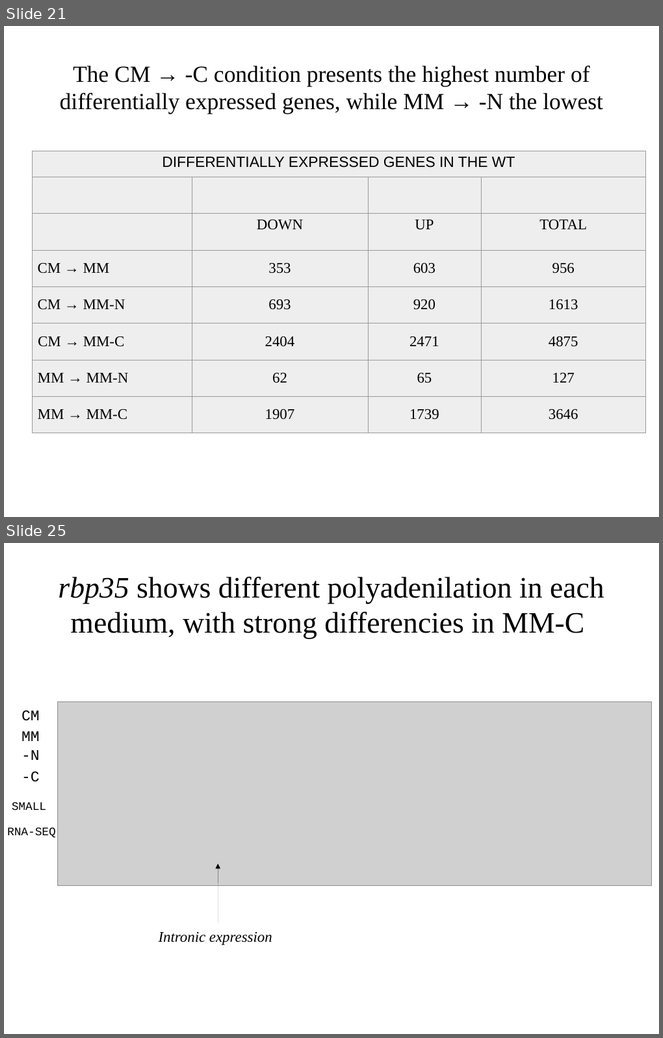
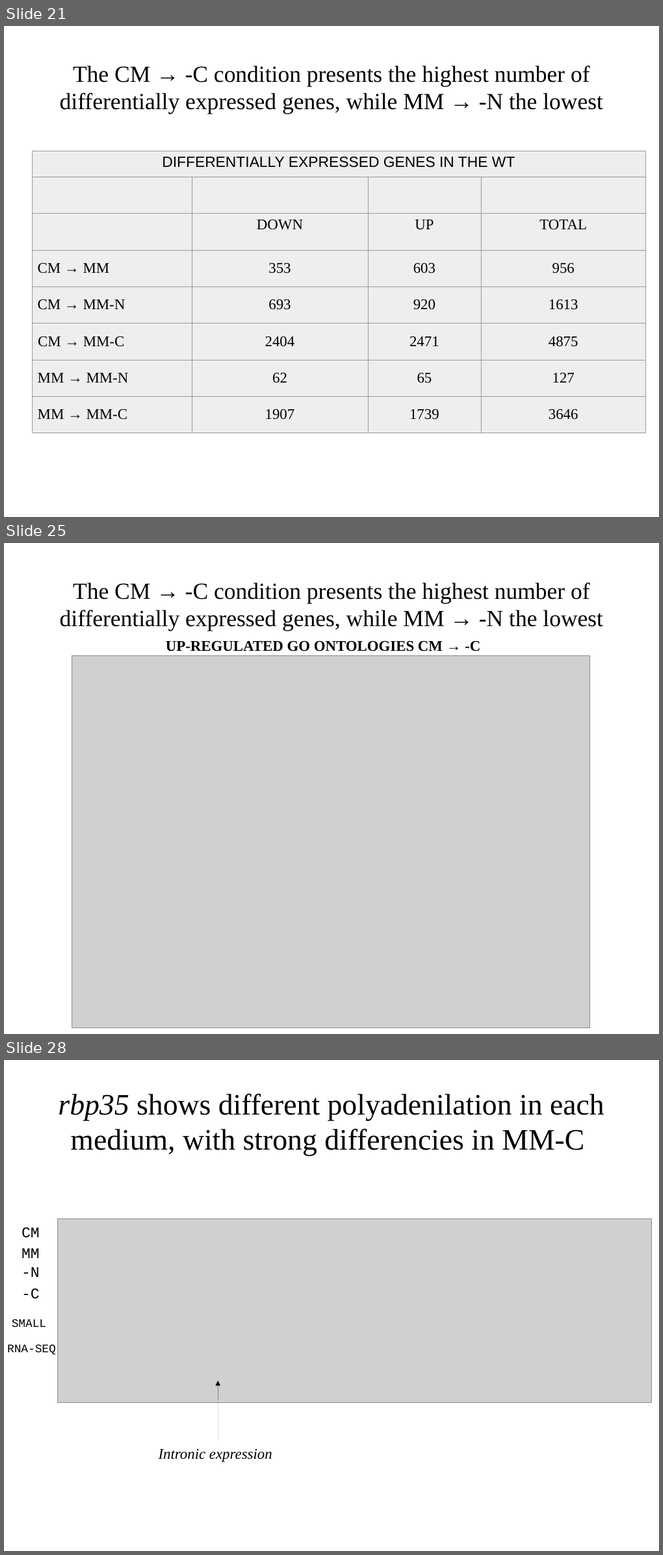
Before and after one commit to wilkinsonlab/m-oryzae-polya, a slide deck: doc/version_21/oryzae_presentation.odp. Shown one above the other, each under a label of ours: slides 21 and 25 before the commit, slides 21, 25 and 28 after it; the slides between them are not shown. The pictures are 663x1038 and 663x1555 pixels, drawn with LibreOffice and Linux fonts; fonts in the diff are those of the drawing; grey boxes stand for pictures. Boxes give left, top, right and bottom in pixels: in the first picture for what was removed or moved away, otherwise in the second. Text is boxed around its words. In the diff, an @@ line names an element or a change of style, - is before the commit and + after.

```diff
--- a/doc/version_21/oryzae_presentation.odp
+++ b/doc/version_21/oryzae_presentation.odp
@@ slide 25 added at (4, 543, 659, 1034), background #FFFFFF @@
@@ title added at (60, 583, 603, 631), 28 pt, text #000000 @@
+The CM → -C condition presents the highest number of differentially expressed genes, while MM → -N the lowest
@@ picture added at (72, 656, 590, 1028) @@
@@ text added at (166, 641, 480, 652), 18 pt, text #000000, bold @@
+UP-REGULATED GO ONTOLOGIES CM → -C
@@ what was slide 25 is now slide 28 @@
```
Also in this commit, not shown: 15 slides changed, 2 other slides added, 5 other files.
